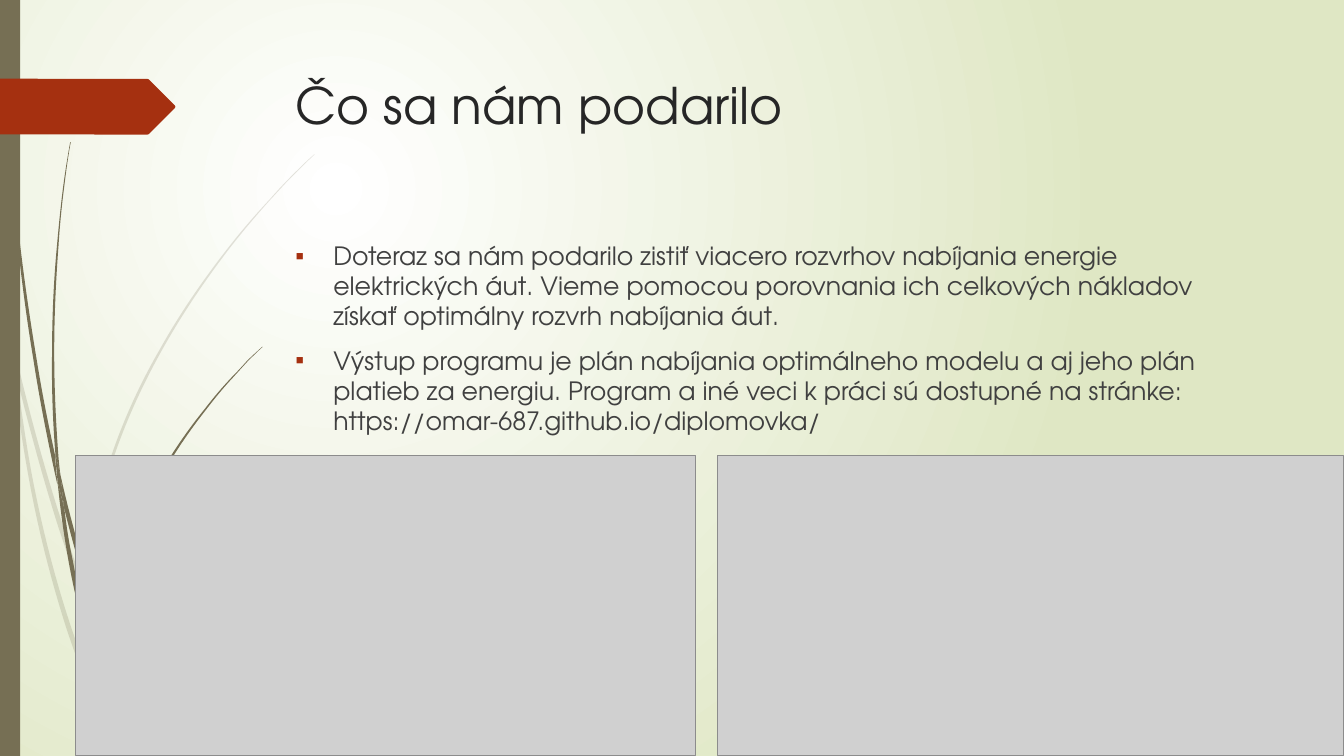
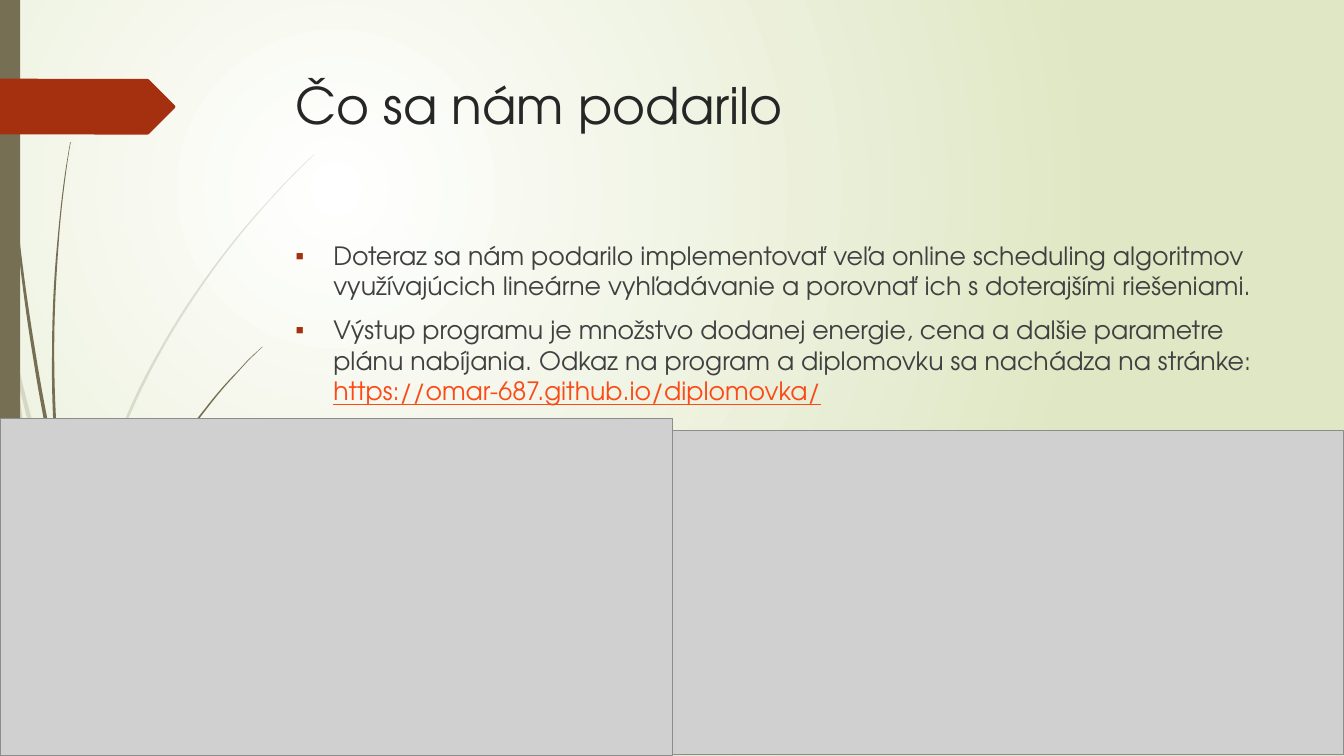
Before and after one commit to Omar-687/diplomovka, a slide deck: slide 8 of prezentácia_diplomovka (2).pptx. Drawn at 1344x756 pixels with LibreOffice and Linux fonts; fonts in the diff are those of the drawing; grey boxes stand for pictures. Boxes give left, top, right and bottom in pixels: in the first picture for what was removed or moved away, otherwise in the second. Text is boxed around its words. In the diff, an @@ line names an element or a change of style, - is before the commit and + after.

```diff
--- a/prezentácia_diplomovka (2).pptx
+++ b/prezentácia_diplomovka (2).pptx
@@ text at <box>333,246,1251,406</box>: text changed @@
-▪ Doteraz sa nám podarilo zistiť viacero rozvrhov nabíjania energie elektrických áut. Vieme pomocou porovnania ich celkových nákladov získať optimálny rozvrh nabíjania áut.
-▪ Výstup programu je plán nabíjania optimálneho modelu a aj jeho plán platieb za energiu. Program a iné veci k práci sú dostupné na stránke: https://omar-687.github.io/diplomovka/
+▪ Doteraz sa nám podarilo implementovať veľa online scheduling algoritmov využívajúcich lineárne vyhľadávanie a porovnať ich s doterajšími riešeniami.
+▪ Výstup programu je množstvo dodanej energie, cena a dalšie parametre plánu nabíjania. Odkaz na program a diplomovku sa nachádza na stránke: https://omar-687.github.io/diplomovka/
@@ picture: place and size @@
-picture at <box>76,456,696,756</box>
+picture at <box>0,419,673,756</box>
@@ picture: place and size @@
-picture at <box>718,456,1344,756</box>
+picture at <box>673,431,1344,754</box>
@@ freeform shape removed at <box>55,453,65,509</box> @@
@@ freeform shape removed at <box>60,476,107,650</box> @@
@@ freeform shape removed at <box>57,481,118,728</box> @@
```
Also in this commit, not shown: 1 other slide changed, 1 slide added, 1 slide removed, 1 other file.
